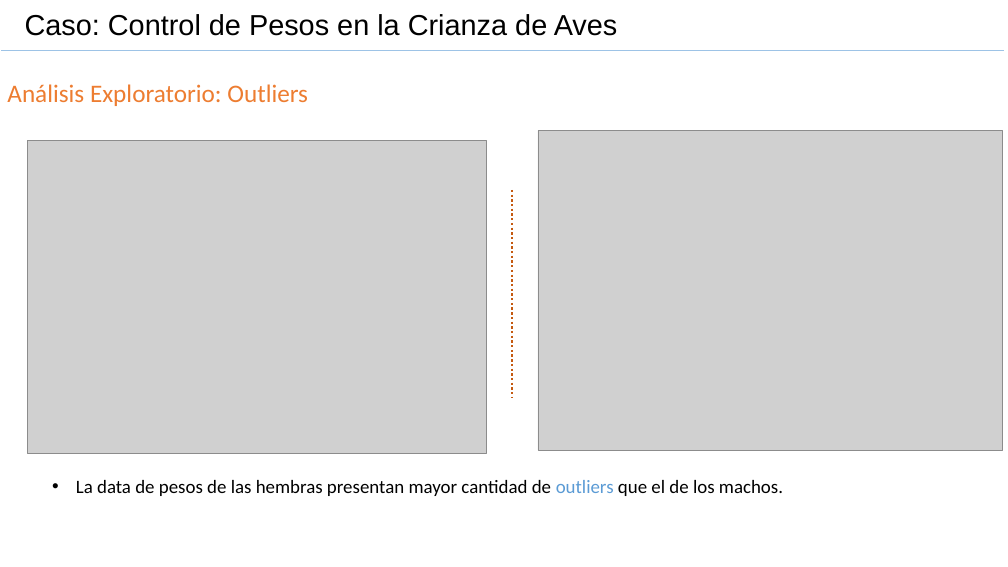
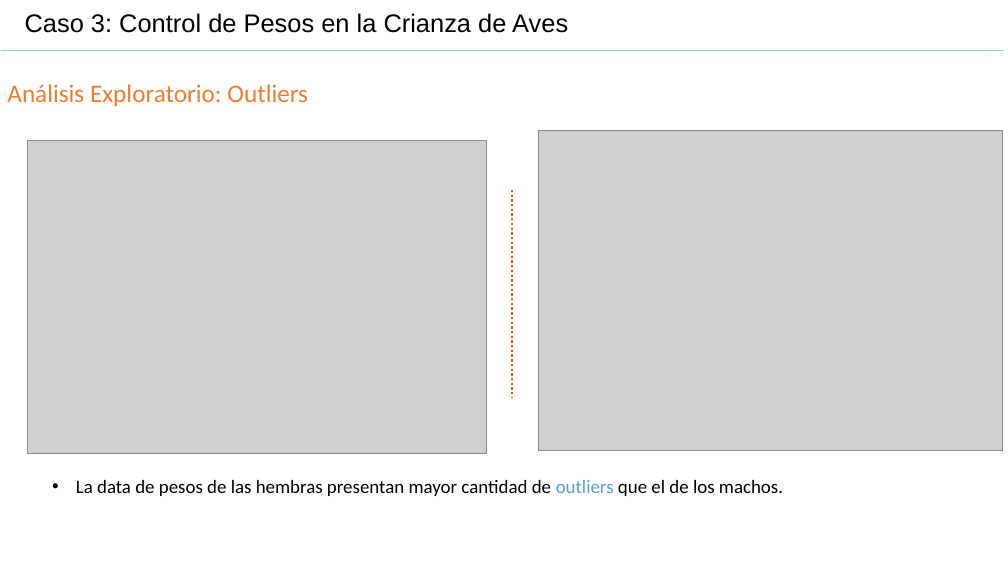
Before and after one commit to u712596/TrabajoFinal, a slide deck: slide 14 of Gestión de Datos-Trabajo Final-Caso GSE.pptx. Drawn at 1008x567 pixels with LibreOffice and Linux fonts; fonts in the diff are those of the drawing; grey boxes stand for pictures. Boxes give left, top, right and bottom in pixels: in the first picture for what was removed or moved away, otherwise in the second. Text is boxed around its words. In the diff, an @@ line names an element or a change of style, - is before the commit and + after.

```diff
--- a/Gestión de Datos-Trabajo Final-Caso GSE.pptx
+++ b/Gestión de Datos-Trabajo Final-Caso GSE.pptx
@@ text at [25,13,568,33]: text changed; size 27.5 to 24.2 pt @@
-Caso: Control de Pesos en la Crianza de Aves
+Caso 3: Control de Pesos en la Crianza de Aves
```
Also in this commit, not shown: 3 other slides changed, 2 other files.
